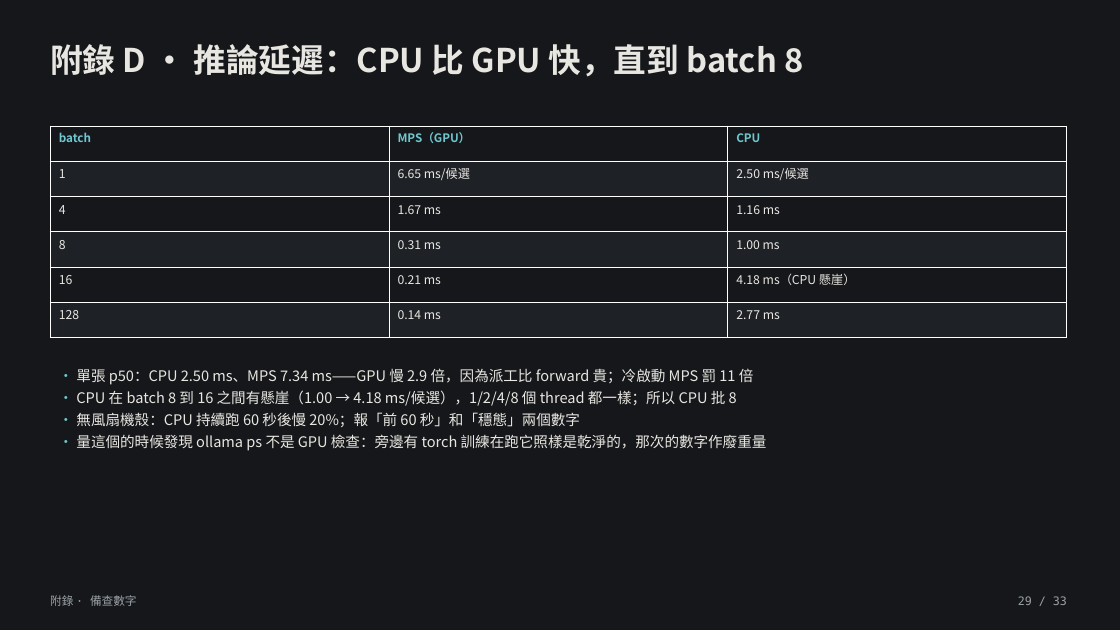
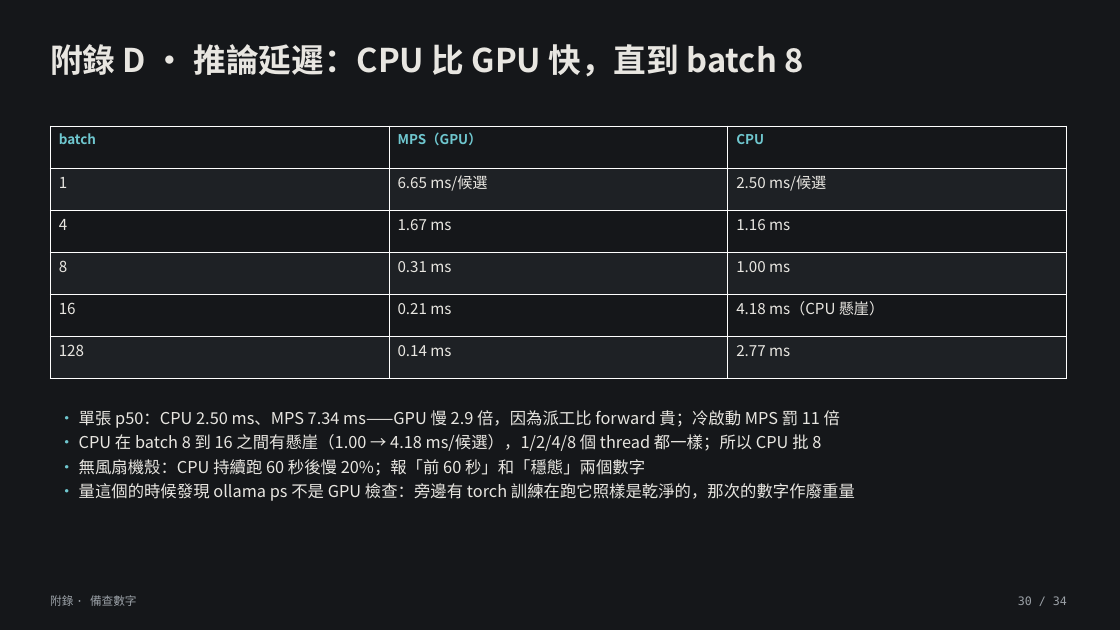
Before and after one commit to lin891020/aoi-agent, a slide deck: slide 30 of docs/deck/aoi-agent-journey.zh-TW.pptx (slide 29 before the commit). Drawn at 1120x630 pixels with LibreOffice and Linux fonts; fonts in the diff are those of the drawing. Boxes give left, top, right and bottom in pixels: in the first picture for what was removed or moved away, otherwise in the second. Text is boxed around its words. In the diff, an @@ line names an element or a change of style, - is before the commit and + after.

```diff
--- a/docs/deck/aoi-agent-journey.zh-TW.pptx
+++ b/docs/deck/aoi-agent-journey.zh-TW.pptx
@@ table at box(50, 126, 1066, 378) @@
@@ size 10 to 11.5 pt in "batch", "MPS（GPU）", "CPU" @@
@@ size 10.5 to 13 pt in "1", "6.65 ms/候選", "2.50 ms/候選", "4" and 11 more places @@
@@ text "• 單張 p50：CPU 2.50 ms、MPS ...": place and size @@
-text "• 單張 p50：CPU 2.50 ms、MPS ..." at box(76, 368, 767, 451)
+text "• 單張 p50：CPU 2.50 ms、MPS ..." at box(79, 410, 855, 501)
@@ text "• 單張 p50：CPU 2.50 ms、MPS ..." at box(79, 410, 855, 501): size 12.5 to 14 pt @@
@@ text at box(1018, 596, 1067, 605): text changed @@
-29 / 33
+30 / 34
```
Also in this commit, not shown: 31 other slides changed, 2 slides added, 1 slide removed, 8 other files.
